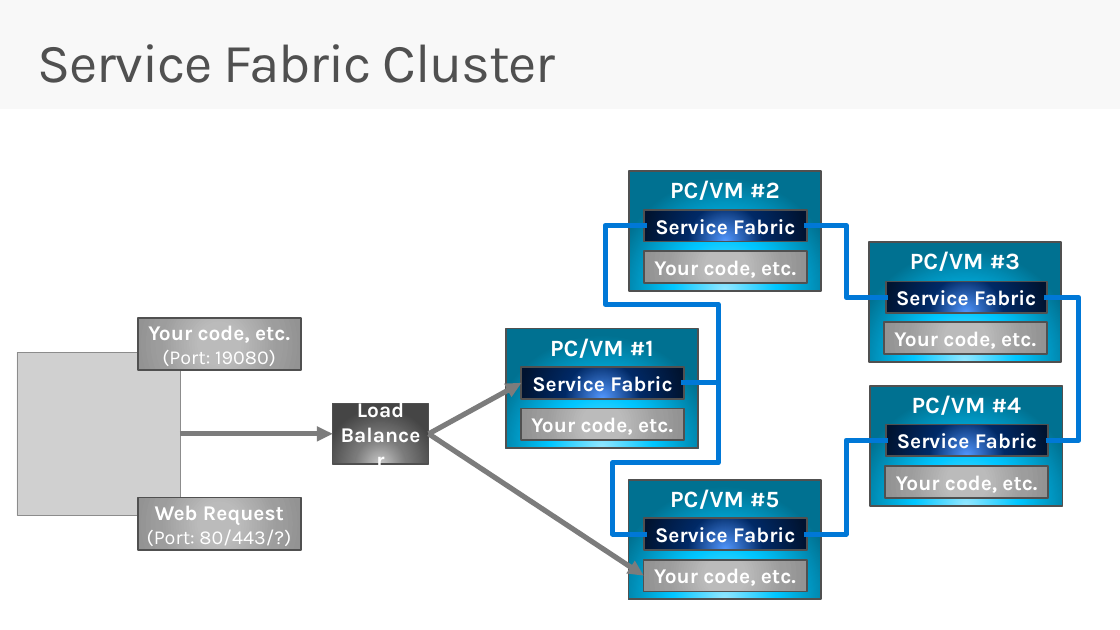
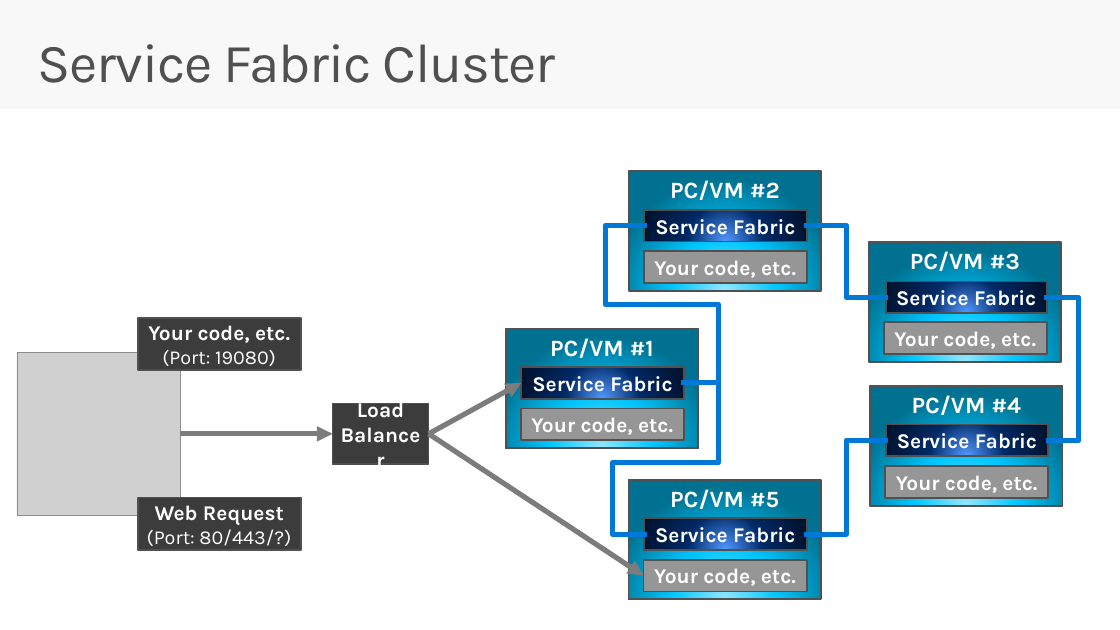
Before and after one commit to brentstineman/PersonalStuff, a slide deck: slide 5 of Presentations/Service Fabric/ServiceFabric - Real World.pptx. Drawn at 1120x630 pixels with LibreOffice and Linux fonts; fonts in the diff are those of the drawing; grey boxes stand for pictures. Boxes give left, top, right and bottom in pixels: in the first picture for what was removed or moved away, otherwise in the second. Text is boxed around its words. In the diff, an @@ line names an element or a change of style, - is before the commit and + after.

Commit message:
Added updated cluster template to be used with the certificates, updated presentation and associated readme

```diff
--- a/Presentations/Service Fabric/ServiceFabric - Real World.pptx
+++ b/Presentations/Service Fabric/ServiceFabric - Real World.pptx
@@ rectangle "Your code, etc. (Port: 19080)" at <box>138,318,301,370</box>: fill gradient #BBBBBB to #9E9E9E to #939393 to #3C3C3C @@
@@ rectangle "Load Balancer" at <box>333,404,429,464</box>: fill gradient #C7C7C7 to #7A7A7A to #454545 to #3C3C3C @@
@@ rectangle "Web Request (Port: 80/443/?)" at <box>138,497,301,550</box>: fill gradient #BBBBBB to #9E9E9E to #939393 to #3C3C3C @@
@@ fill gradient #BBBBBB to #9E9E9E to #939393 to #969696 in 5 elements at <box>520,408,684,441</box>, <box>644,251,807,283</box>, <box>884,322,1047,354</box>, <box>885,466,1048,498</box>, <box>643,560,806,592</box> @@
```
Also in this commit, not shown: 9 other slides changed, 2 other files.
